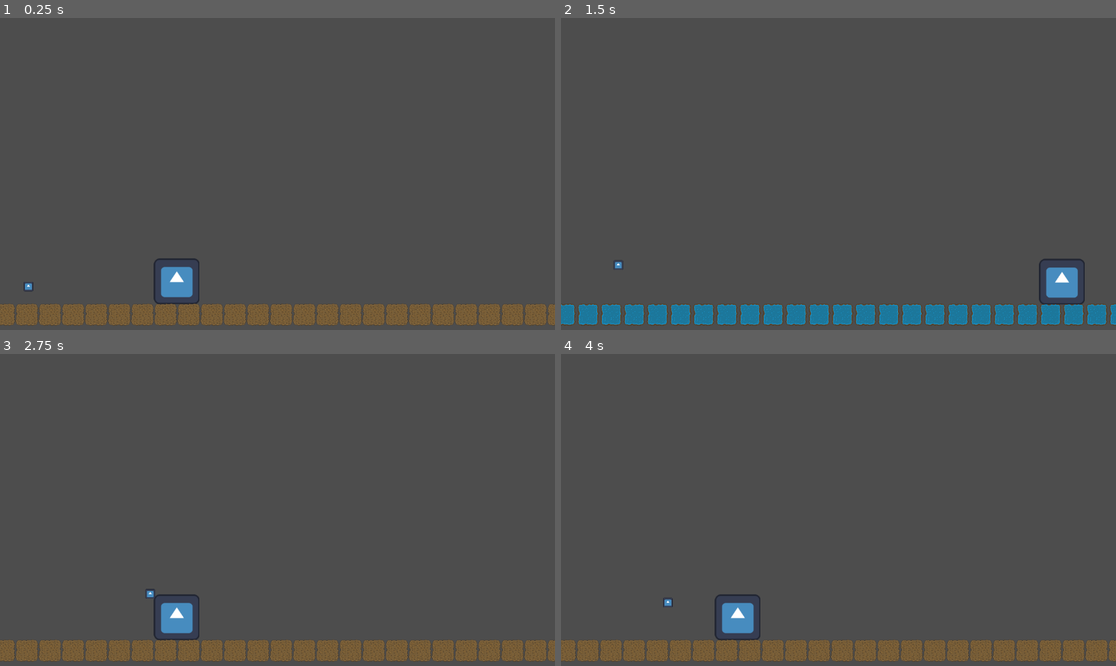
Above: before the commit, frames 1-4 (two rows, left to right).
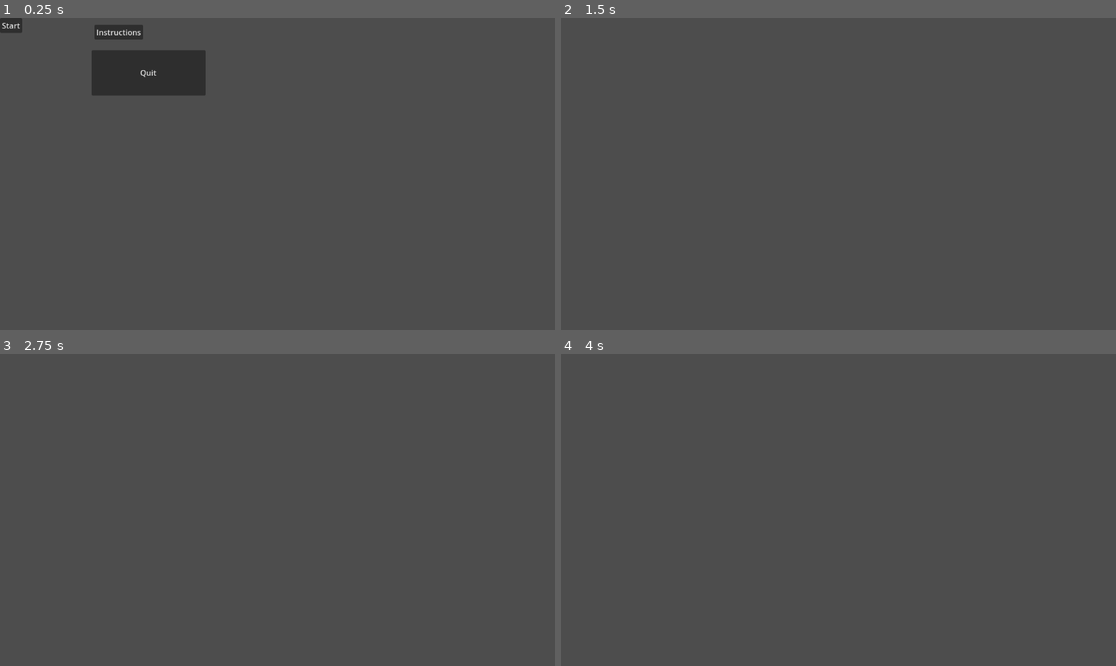
Above: after the commit, the same moments.

Repository: leyvaserg12/Temporal-Trot
Game: Godot game, scene res://scenes/main_menu.tscn
Two runs of this game, one before a commit and one after it. Both use one fixed random seed, a clock stepped at 60 frames per second and the inputs below. Before the commit the project starts from res://scenes/game_scene.tscn. The engine's default icon, where the game draws it, is replaced by a stand-in: a white triangle on a blue panel in a dark square.
Inputs (mouse positions are in pixels of both pictures, inside the frame that each line leads up to):
- Up to frame 1 (0.25 s): no input
- Up to frame 2 (1.5 s): click (677, 33) at 0.5 s, where only the run after the commit has a clickable "Instructions"; tap Enter (ui_accept) at 1.25 s; hold Right (ui_right) from 1.28 s (still down); tap Ctrl (teleport) at 1.35 s
- Up to frame 3 (2.75 s): keep holding Right (ui_right); tap Enter (ui_accept) at 1.52, 2.27 s; tap Ctrl (teleport) at 2.1 s
- Up to frame 4 (4 s): tap Enter (ui_accept) at 2.75, 3.77 s; release Right (ui_right) at 2.78 s; hold Left (ui_left) 2.78-3.53 s; tap Ctrl (teleport) at 2.85, 3.6 s; hold Right (ui_right) from 3.53 s (still down)

The runs differ from the first frame. In frame 1, 10% of the frame differs, in the area x 0-100%, y 0-99%; in frame 2, 6.5%; in frame 3, 7.0%; in frame 4, 7.0%.

Commit message:
created functional buttons to swap between game scene, instructions scene, and quitting the game

Diff:
--- a/project.godot
+++ b/project.godot
@@ -11,7 +11,7 @@
 [application]
 
 config/name="Temporaltrot"
-run/main_scene="res://scenes/game_scene.tscn"
+run/main_scene="res://scenes/main_menu.tscn"
 config/features=PackedStringArray("4.3", "GL Compatibility")
 config/icon="res://icon.svg"
 
--- /dev/null
+++ b/scenes/instructions.tscn
@@ -0,0 +1,3 @@
+[gd_scene format=3 uid="uid://g665dcekf2ol"]
+
+[node name="Instructions" type="Node2D"]
--- /dev/null
+++ b/scenes/main_menu.tscn
@@ -0,0 +1,36 @@
+[gd_scene load_steps=2 format=3 uid="uid://iptjvvc72mwm"]
+
+[ext_resource type="Script" path="res://scripts/main_menu.gd" id="1_vqs3j"]
+
+[node name="Main Menu" type="Node2D"]
+script = ExtResource("1_vqs3j")
+
+[node name="Button Manager" type="Control" parent="."]
+layout_mode = 3
+anchors_preset = 0
+offset_right = 40.0
+offset_bottom = 40.0
+
+[node name="Start" type="Button" parent="Button Manager"]
+layout_mode = 0
+offset_right = 8.0
+offset_bottom = 8.0
+text = "Start"
+
+[node name="Instructions" type="Button" parent="Button Manager"]
+offset_left = 196.0
+offset_top = 14.0
+offset_right = 297.0
+offset_bottom = 45.0
+text = "Instructions"
+
+[node name="Quit" type="Button" parent="Button Manager"]
+offset_left = 190.0
+offset_top = 67.0
+offset_right = 427.0
+offset_bottom = 161.0
+text = "Quit"
+
+[connection signal="pressed" from="Button Manager/Start" to="." method="_on_start_pressed"]
+[connection signal="pressed" from="Button Manager/Instructions" to="." method="_on_instructions_pressed"]
+[connection signal="pressed" from="Button Manager/Quit" to="." method="_on_quit_pressed"]
--- /dev/null
+++ b/scripts/main_menu.gd
@@ -0,0 +1,24 @@
+extends Node2D
+
+
+# Called when the node enters the scene tree for the first time.
+func _ready() -> void:
+	pass # Replace with function body.
+
+
+# Called every frame. 'delta' is the elapsed time since the previous frame.
+func _process(delta: float) -> void:
+	pass
+
+
+func _on_start_pressed() -> void:
+	# load game scene when start button pressed
+	get_tree().change_scene_to_file("res://scenes/game_scene.tscn")
+
+
+func _on_instructions_pressed() -> void:
+	# load instructions scene
+	get_tree().change_scene_to_file("res://scenes/instructions.tscn")
+
+func _on_quit_pressed() -> void:
+	get_tree().quit()
